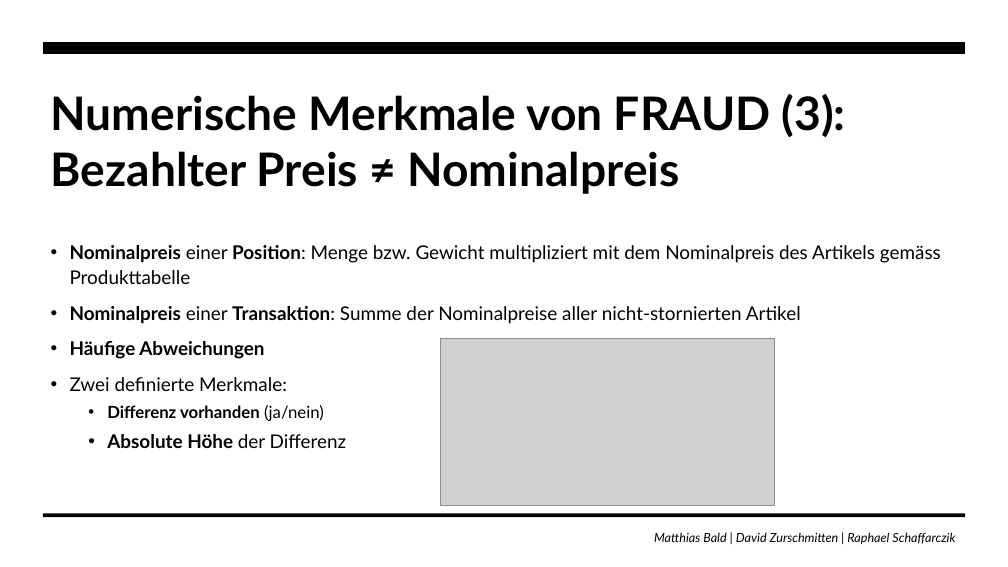
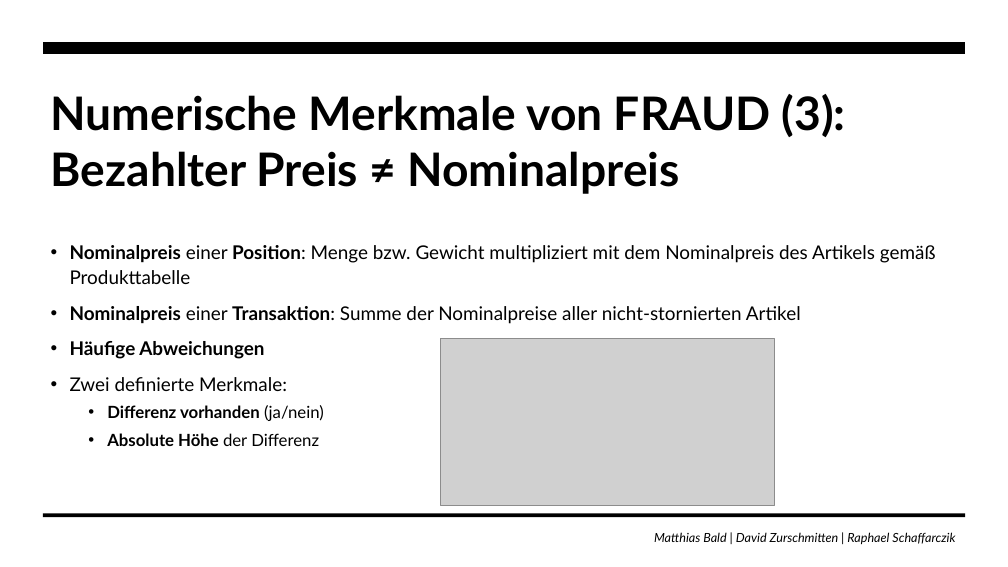
Before and after one commit to zurdavid/projektpraktikum-datascience, a slide deck: slide 29 of präsentationen/Abschlusspräsentation_Entwurf.pptx (slide 30 before the commit). Drawn at 1008x567 pixels with LibreOffice and Linux fonts; fonts in the diff are those of the drawing; grey boxes stand for pictures. Boxes give left, top, right and bottom in pixels: in the first picture for what was removed or moved away, otherwise in the second. Text is boxed around its words. In the diff, an @@ line names an element or a change of style, - is before the commit and + after.

```diff
--- a/präsentationen/Abschlusspräsentation_Entwurf.pptx
+++ b/präsentationen/Abschlusspräsentation_Entwurf.pptx
@@ text at [70, 245, 936, 284]: text changed @@
-• Nominalpreis einer Position: Menge bzw. Gewicht multipliziert mit dem Nominalpreis des Artikels gemäss Produkttabelle
+• Nominalpreis einer Position: Menge bzw. Gewicht multipliziert mit dem Nominalpreis des Artikels gemäß Produkttabelle
@@ text at [107, 433, 319, 446]: size 18 to 16 pt in "Absolute Höhe der Differenz" @@
```
Also in this commit, not shown: 2 other slides changed, 2 slides removed.
